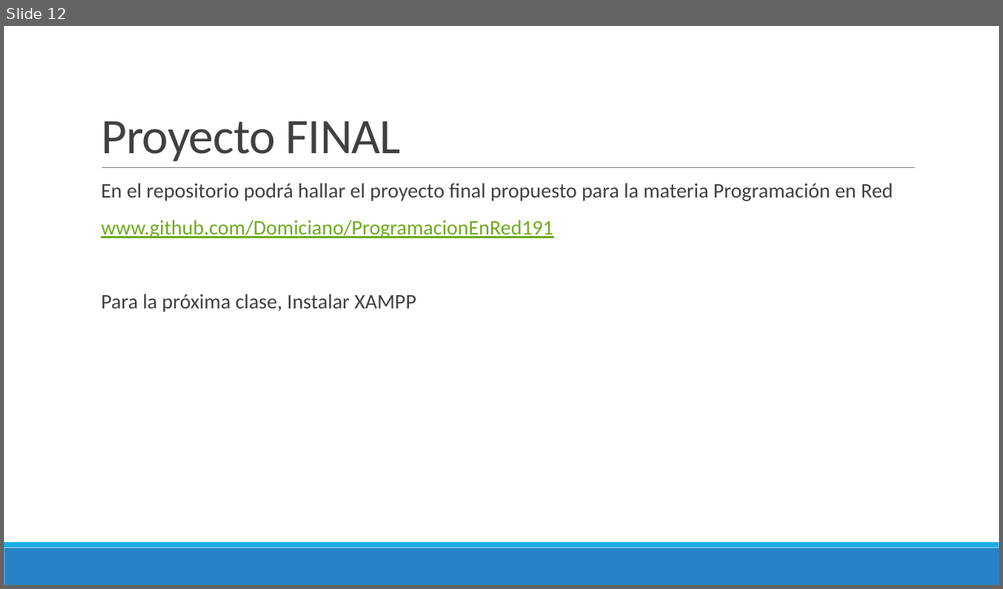
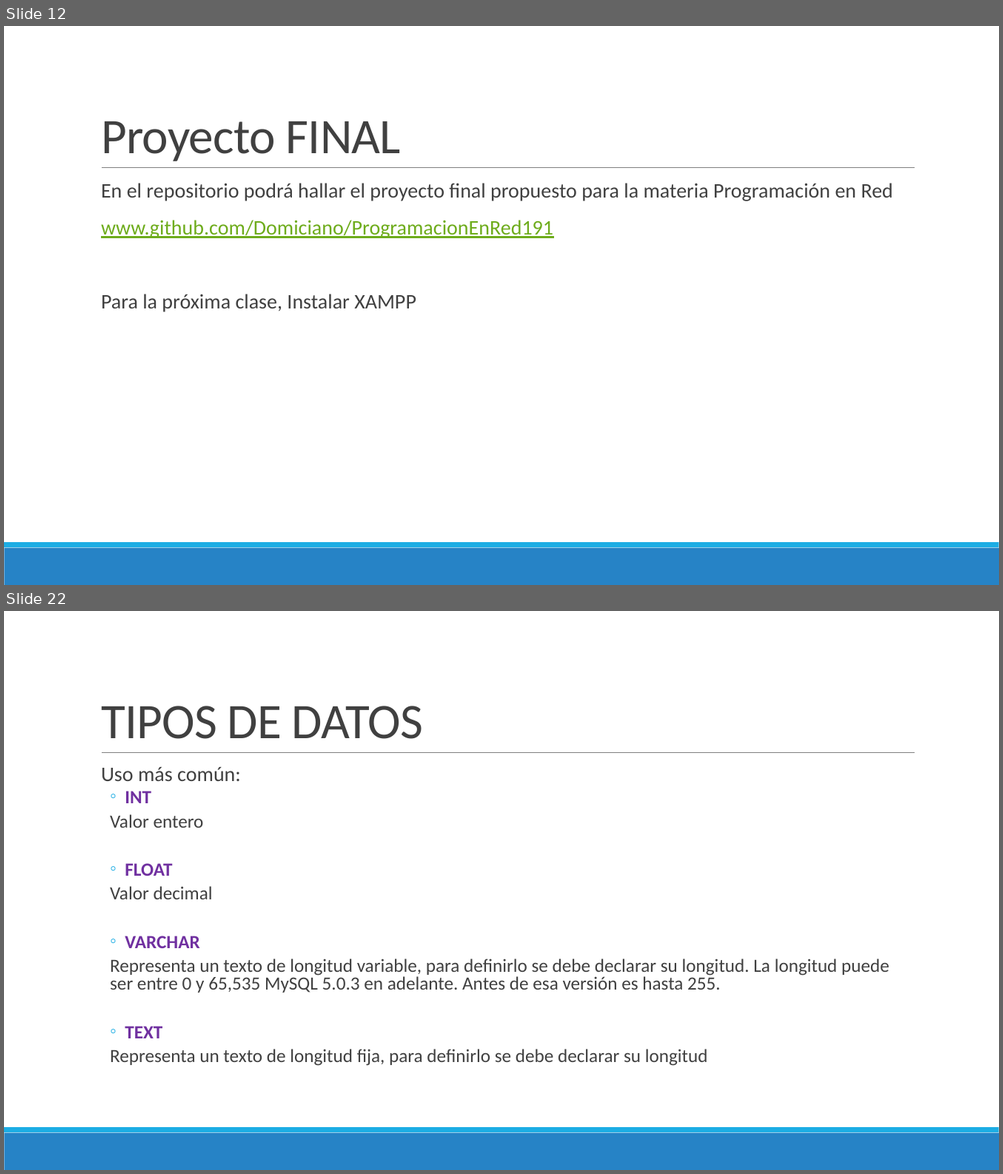
Before and after one commit to Domiciano/ProgramacionEnRed191, a slide deck: Semana 9/Presentación.pptx. Shown one above the other, each under a label of ours: slide 12 before the commit, slides 12 and 22 after it; the slides between them are not shown. The pictures are 1003x589 and 1003x1174 pixels, drawn with LibreOffice and Linux fonts; fonts in the diff are those of the drawing. Boxes give left, top, right and bottom in pixels: in the first picture for what was removed or moved away, otherwise in the second. Text is boxed around its words. In the diff, an @@ line names an element or a change of style, - is before the commit and + after.

```diff
--- a/Semana 9/Presentación.pptx
+++ b/Semana 9/Presentación.pptx
@@ slide 22 added at bbox=[4, 611, 999, 1170], background #FFFFFF; not listed: 3 template elements that a slide beside it also shows @@
@@ title added at bbox=[101, 706, 423, 739], 48 pt, text #404040 @@
+TIPOS DE DATOS
@@ text added at bbox=[101, 767, 889, 1066], 18 pt, text #404040 @@
+  Uso más común:
+  ◦ INT
+  Valor entero
+  ◦ FLOAT
+  Valor decimal
+  ◦ VARCHAR
+  Representa un texto de longitud variable, para definirlo se debe declarar su longitud. La longitud puede ser entre 0 y 65,535 MySQL 5.0.3 en adelante. Antes de esa versión es hasta 255.
+  ◦ TEXT
+  Representa un texto de longitud fija, para definirlo se debe declarar su longitud
```
Also in this commit, not shown: 18 other slides added.
